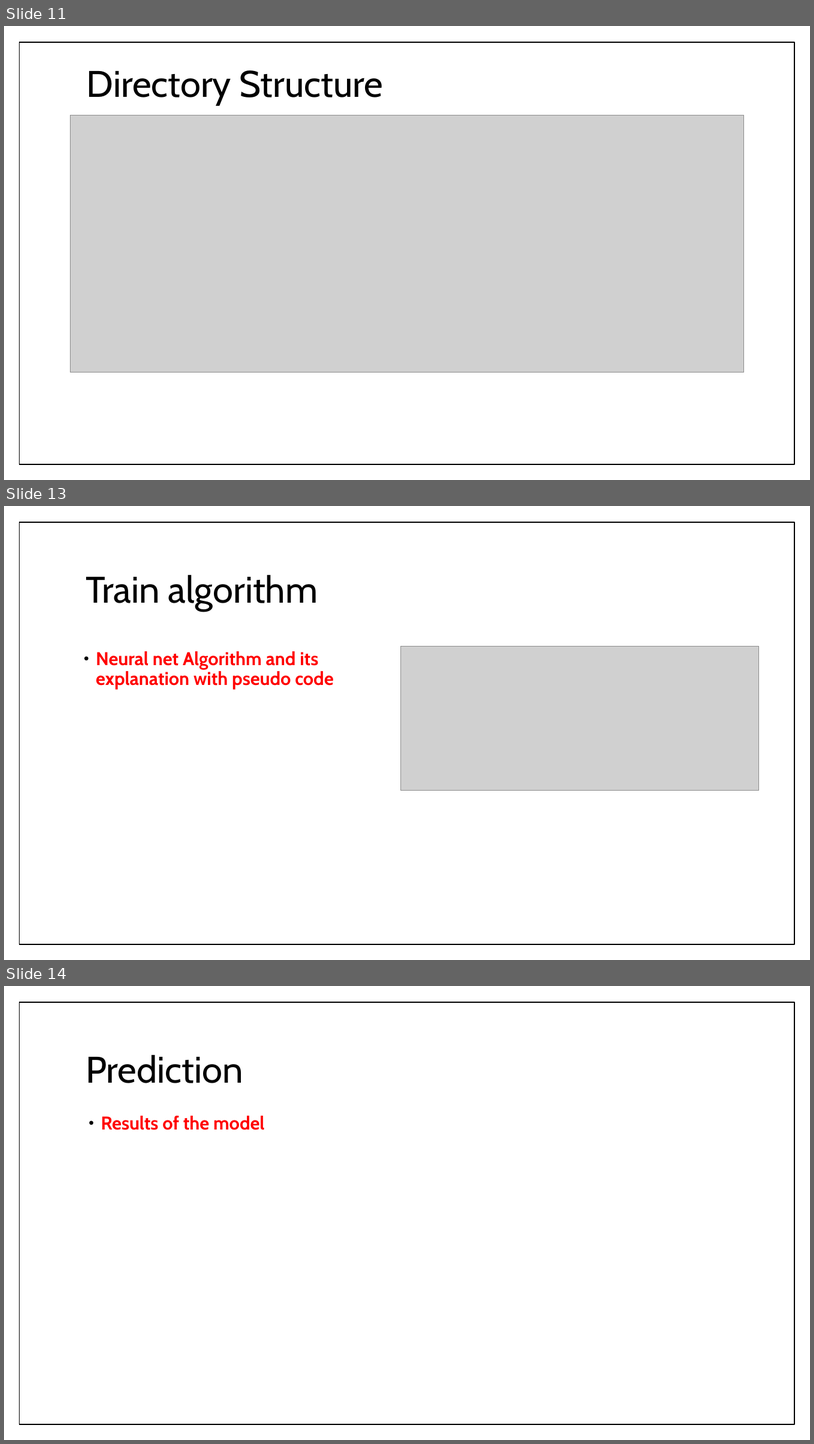
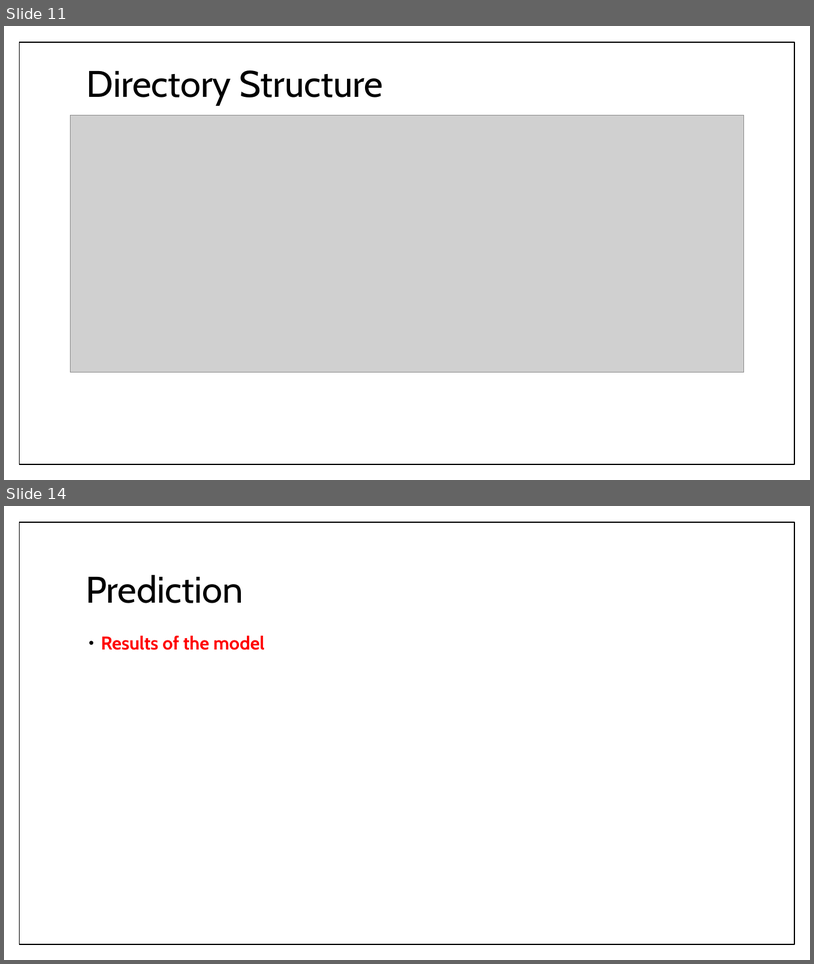
Before and after one commit to RoAjinkya/FlightDelay, a slide deck: docs/Final Presentation_FlightDelay.pptx. Shown one above the other, each under a label of ours: slides 11, 13 and 14 before the commit, slides 11 and 14 after it; the slides between them are not shown. The pictures are 814x1444 and 814x964 pixels, drawn with LibreOffice and Linux fonts; fonts in the diff are those of the drawing; grey boxes stand for pictures. Boxes give left, top, right and bottom in pixels: in the first picture for what was removed or moved away, otherwise in the second. Text is boxed around its words. In the diff, an @@ line names an element or a change of style, - is before the commit and + after.

```diff
--- a/docs/Final Presentation_FlightDelay.pptx
+++ b/docs/Final Presentation_FlightDelay.pptx
@@ slide 13 removed at (4, 506, 810, 960), background #FFFFFF; not listed: 1 template element that a slide beside it also shows @@
@@ title removed at (86, 574, 318, 611) @@
-Train algorithm
@@ picture removed at (401, 646, 759, 790) @@
@@ text removed at (96, 651, 333, 689) @@
-• Neural net Algorithm and its explanation with pseudo code
```
Also in this commit, not shown: 8 slides changed, 2 slides added, 1 other slide removed.
